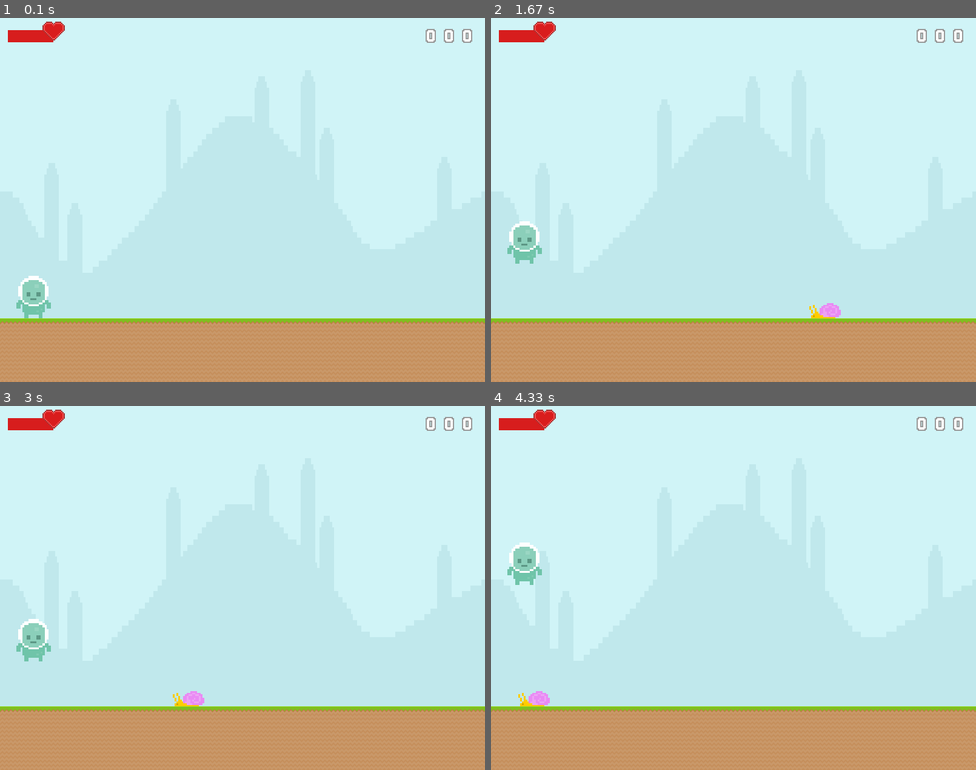
Above: before the commit, frames 1-4 (two rows, left to right).
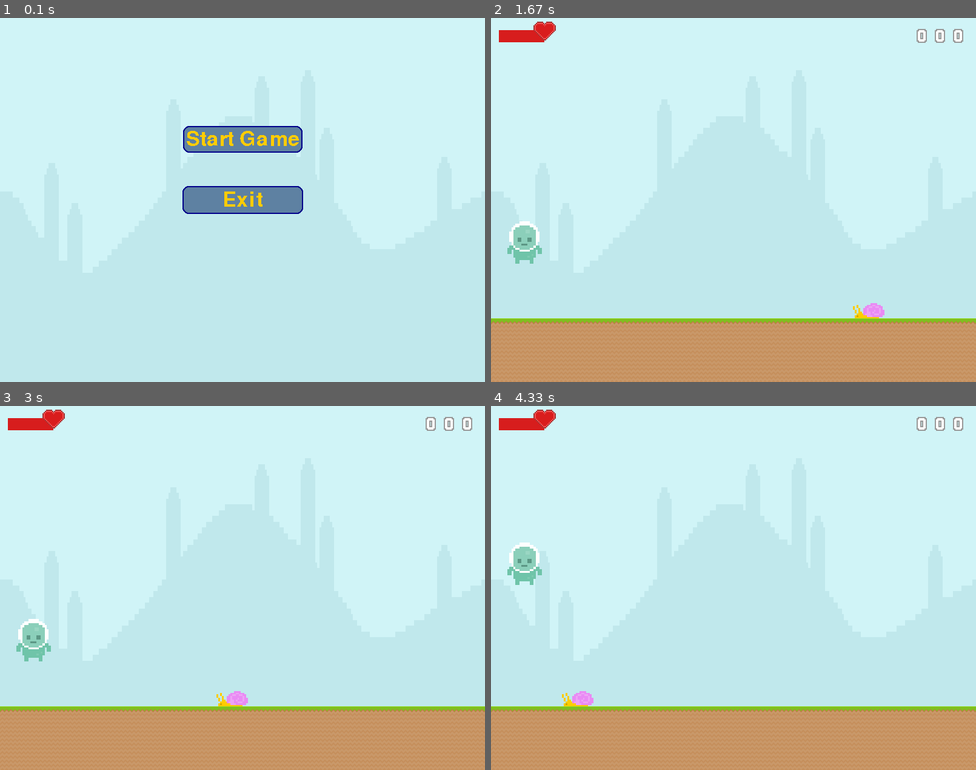
Above: after the commit, the same moments.

Repository: dmajere/pygame-cc
Game: pygame game, started from ultimate/main.py
Same seed, same stepped clock (60 frames per second), same inputs: the game is played once before the commit and once after it.
Inputs (mouse positions are in pixels of both pictures, inside the frame that each line leads up to):
- Up to frame 1 (0.1 s): no input
- Up to frame 2 (1.67 s): click (733, 138) at 0.38 s, where only the run after the commit has a clickable "Start Game"; tap Space at 0.67, 1.57 s
- Up to frame 3 (3 s): tap Space at 1.87, 2.07, 2.37 s
- Up to frame 4 (4.33 s): tap Space at 3.13, 3.9 s

The runs differ from the first frame. In frame 1, 22% of the frame differs, in the area x 0-100%, y 1-100%; in frame 2, 0.4%; in frame 3, 0.4%; in frame 4, 0.4%.

Commit message:
change: Stages, menus

Diff:
--- a/ultimate/lib/asset.py
+++ b/ultimate/lib/asset.py
@@ -72,5 +72,5 @@
         background: Color = None,
     ) -> None:
         super().__init__()
-        self.image = font.render(text, False, color, background)
+        self.image = font.render(text, False, color, background).convert_alpha()
         self.rect = self.image.get_rect()
--- /dev/null
+++ b/ultimate/lib/button.py
@@ -0,0 +1,71 @@
+import pygame
+from typing import Callable
+from .types import Color, Coordinate
+
+
+class Button:
+    def __init__(
+        self,
+        color: Color,
+        onClick: Callable = None,
+        width: int = None,
+        height: int = None,
+        margin: int = None,
+        border_width: int = None,
+        border_radius: int = None,
+        border_color: Color = (0, 0, 0),
+        text: pygame.sprite.Sprite = None,
+    ) -> None:
+        self.width = width
+        self.height = height
+
+        self.border_width = (
+            border_width if border_width is not None and border_width >= 0 else 0
+        )
+        self.border_radius = (
+            border_radius if border_radius is not None and border_radius > 0 else -1
+        )
+        self.border_color = border_color
+
+        self.margin = margin
+        self.color = color
+        self.text = text
+        self.onClick = onClick
+        self.rect = self._get_rect()
+
+    def _get_rect(self) -> pygame.rect.Rect:
+        if self.width and self.height:
+            width, height = self.width, self.height
+        elif self.margin and self.text:
+            width, height = self.text.rect.width, self.text.rect.height
+            width, height = width + self.margin, height + self.margin
+        else:
+            raise Exception(
+                "Either width and height or margin and text must be specified"
+            )
+        if self.border_width:
+            width, height = width + self.border_width, height + self.border_width
+        return pygame.rect.Rect(0, 0, width, height)
+
+    def draw(self, surface: pygame.Surface, c: Coordinate) -> None:
+        self.rect.center = c
+        self.text.rect.center = c
+
+        pygame.draw.rect(
+            surface, self.color, self.rect, border_radius=self.border_radius
+        )
+        if self.border_width > 0:
+            pygame.draw.rect(
+                surface,
+                self.border_color,
+                self.rect,
+                width=self.border_width,
+                border_radius=self.border_radius,
+            )
+        pygame.draw.rect(surface, self.color, self.text.rect, -1)
+        surface.blit(self.text.image, self.text.rect)
+
+    def process_event(self, event: pygame.event.Event) -> None:
+        if event.type == pygame.MOUSEBUTTONDOWN:
+            if self.rect.collidepoint(pygame.mouse.get_pos()):
+                self.onClick()
--- a/ultimate/main.py
+++ b/ultimate/main.py
@@ -1,3 +1,4 @@
+import sys
 import pygame
 from typing import Dict, Tuple, Callable
 from enum import IntEnum
@@ -9,13 +10,17 @@
 from player import Player
 from lib.healthbar import HealthBar
 from lib.scorebar import ScoreBar
+from lib.button import Button
 
 SPRITESHEET_BG = (94, 129, 162)
+
+
+class GameOver(Exception):
+    pass
+
 
 """
 TODO:
-* Start menu
-* Stage return value
 """
 
 
@@ -52,6 +57,14 @@
 
 
 class Ultimate(Game):
+    char_height = 50
+    text_color = (255, 204, 1)
+    button_color = ((94, 129, 162),)
+
+    start_game_button = None
+    retry_game_button = None
+    exit_game_button = None
+    stage = None
 
     STAGES = [
         AttrDict(
@@ -65,13 +78,16 @@
     def init(self) -> None:
         self.ground = pygame.sprite.GroupSingle(self.get_ground_block())
 
-        game_font = pygame.font.Font(None, 50)
+        self.game_font = pygame.font.Font(None, self.char_height)
+
+        self.init_buttons()
+
         self.game_over = pygame.sprite.GroupSingle(
             Text(
                 "Game Over",
-                game_font,
-                (255, 204, 1),
-                (208, 244, 247),
+                self.game_font,
+                self.text_color,
+                self.button_color,
             )
         )
         self.game_over.sprite.rect.center = (self.screen.get_width() // 2, 50)
@@ -189,9 +205,70 @@
                     block.blit(tile, (pos_x, pos_y))
             return block
 
-    def run(self) -> None:
-        STAGE = 0
-        stage_config: AttrDict = self.STAGES[STAGE]
+    def start_game(self):
+        self.stage = 0
+
+    def init_buttons(self):
+        if not self.start_game_button:
+            start_game_text = Text("Start Game", self.game_font, self.text_color)
+            self.start_game_button = Button(
+                self.button_color,
+                onClick=self.start_game,
+                margin=8,
+                border_width=2,
+                border_radius=10,
+                border_color="darkblue",
+                text=start_game_text,
+            )
+        if not self.exit_game_button:
+            exit_game_text = Text("Exit", self.game_font, self.text_color)
+            self.exit_game_button = Button(
+                self.button_color,
+                onClick=self.exit,
+                width=self.start_game_button.rect.width,
+                height=self.start_game_button.rect.height,
+                border_width=2,
+                border_radius=10,
+                border_color="darkblue",
+                text=exit_game_text,
+            )
+        if not self.retry_game_button:
+            retry_text = Text("Retry?", self.game_font, self.text_color)
+            self.retry_game_button = Button(
+                self.button_color,
+                onClick=self.start_game,
+                width=self.start_game_button.rect.width,
+                height=self.start_game_button.rect.height,
+                border_width=2,
+                border_radius=10,
+                border_color="darkblue",
+                text=retry_text,
+            )
+
+    def run_game_menu(self) -> None:
+        background = self.get_background(Background.SKY)
+
+        def _process_event(event: pygame.event.Event):
+            self.start_game_button.process_event(event)
+            self.exit_game_button.process_event(event)
+
+        def _run_menu(self) -> bool:
+            if self.stage is not None:
+                return False
+            self.screen.blit(background, (0, 0))
+            pygame.mouse.set_visible(True)
+
+            self.start_game_button.draw(self.screen, (400, 200))
+            self.exit_game_button.draw(self.screen, (400, 300))
+            return True
+
+        events = {
+            pygame.MOUSEBUTTONDOWN: _process_event,
+        }
+        self.loop(_run_menu, events=events)
+
+    def run_stage(self, stage: int) -> None:
+        stage_config: AttrDict = self.STAGES[stage]
 
         background = self.get_background(stage_config.background)
 
@@ -204,17 +281,8 @@
         self.player.sprite.rect.bottomleft = (20, ground_pos_y)
         self.player.sprite.ground = self.ground
 
+        # TODO: redo with timer
         self.spawn = 0
-
-        def _game_over(self) -> None:
-            self.screen.fill((255, 0, 0))
-            self.game_over.draw(self.screen)
-            return True
-
-        def _hb_test(self) -> None:
-            self.screen.fill(SPRITESHEET_BG)
-            self.scorebar.draw(self.screen, (self.screen.get_width() - 50, 30))
-            return True
 
         def _run(self) -> None:
             if self.spawn >= 27000:
@@ -238,14 +306,50 @@
             self.healthbar.set_health(self.player.sprite.get_health())
 
             if self.player.sprite.health <= 0:
-                return False
+                raise GameOver()
             return True
 
         events = {
             pygame.KEYDOWN: self.player.sprite.action,
         }
         self.loop(_run, events=events)
-        self.loop(_game_over, events={})
+
+    def run_game_over(self) -> None:
+        background = self.get_background(Background.SKY)
+        self.stage = None
+
+        def _process_event(event: pygame.event.Event):
+            self.retry_game_button.process_event(event)
+            self.exit_game_button.process_event(event)
+
+        def _run_game_over(self) -> bool:
+            if self.stage is not None:
+                return False
+
+            self.screen.blit(background, (0, 0))
+            pygame.mouse.set_visible(True)
+
+            self.game_over.draw(self.screen)
+
+            self.retry_game_button.draw(self.screen, (400, 200))
+            self.exit_game_button.draw(self.screen, (400, 300))
+            return True
+
+        self.loop(
+            _run_game_over,
+            events={
+                pygame.MOUSEBUTTONDOWN: _process_event,
+            },
+        )
+
+    def run(self) -> None:
+        self.run_game_menu()
+        while True:
+            self.player.sprite.health = 100
+            try:
+                self.run_stage(self.stage)
+            except GameOver:
+                self.run_game_over()
 
 
 screen_width = 800
--- a/ultimate/player.py
+++ b/ultimate/player.py
@@ -18,7 +18,6 @@
     in_jump = False
 
     def action(self, event: pygame.event.Event) -> None:
-        print(event)
         if event.key == pygame.K_SPACE:
             self.jump()
 
